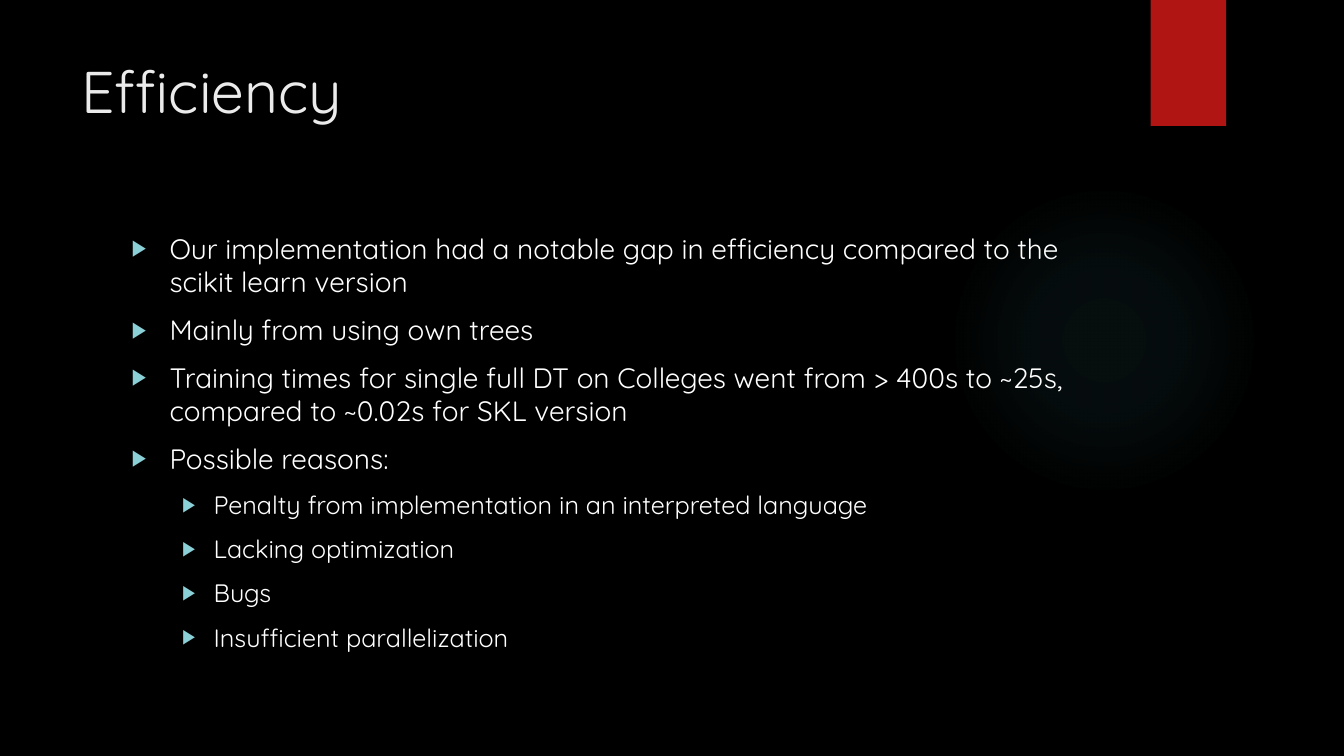
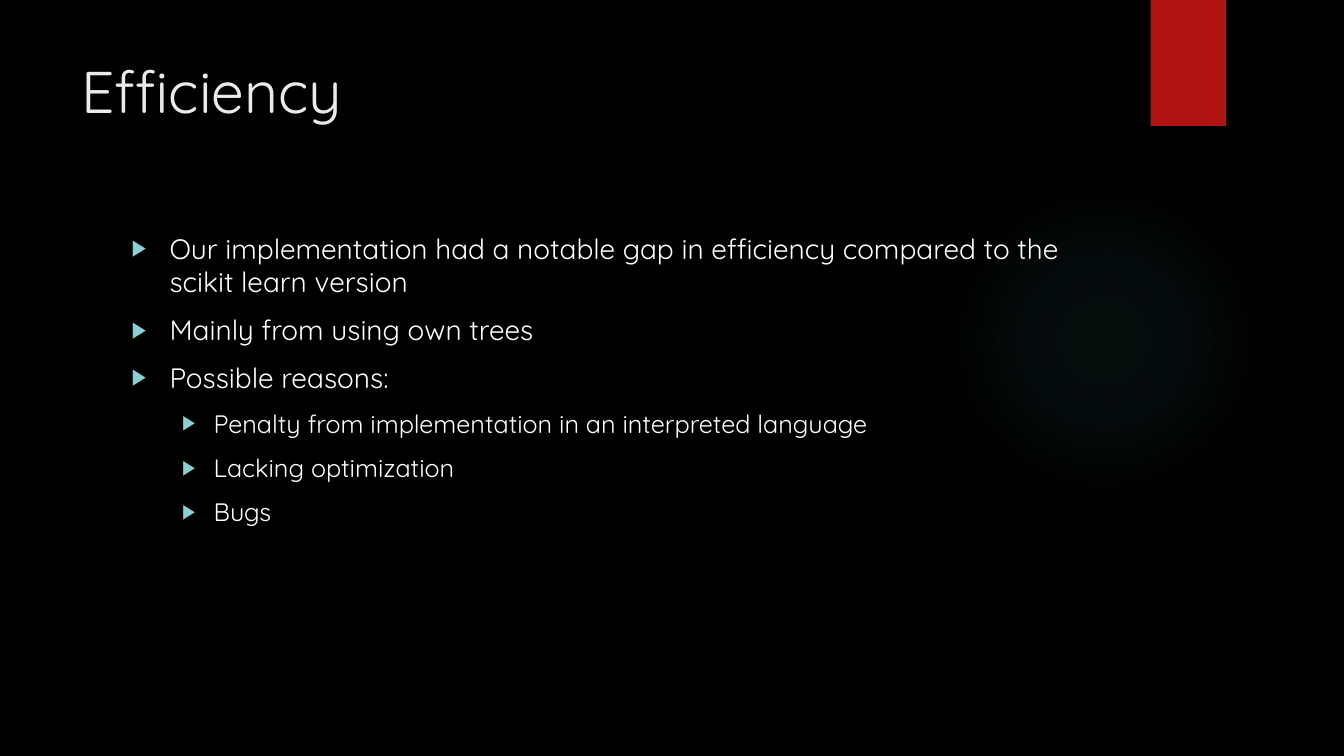
Before and after one commit to amanfc7/Machine-Learaning, a slide deck: slide 16 of ex2/Exercise_2_ppt.pptx. Drawn at 1344x756 pixels with LibreOffice and Linux fonts; fonts in the diff are those of the drawing; background and template pictures are left out. Boxes give left, top, right and bottom in pixels: in the first picture for what was removed or moved away, otherwise in the second. Text is boxed around its words. In the diff, an @@ line names an element or a change of style, - is before the commit and + after.

```diff
--- a/ex2/Exercise_2_ppt.pptx
+++ b/ex2/Exercise_2_ppt.pptx
@@ text at (170, 367, 1063, 427): paragraph removed @@
-▶ Training times for single full DT on Colleges went from > 400s to ~25s, compared to ~0.02s for SKL version
@@ text at (214, 628, 508, 652): paragraph removed @@
-  ▶ Insufficient parallelization
```
Also in this commit, not shown: 5 other slides changed, 1 slide removed.
